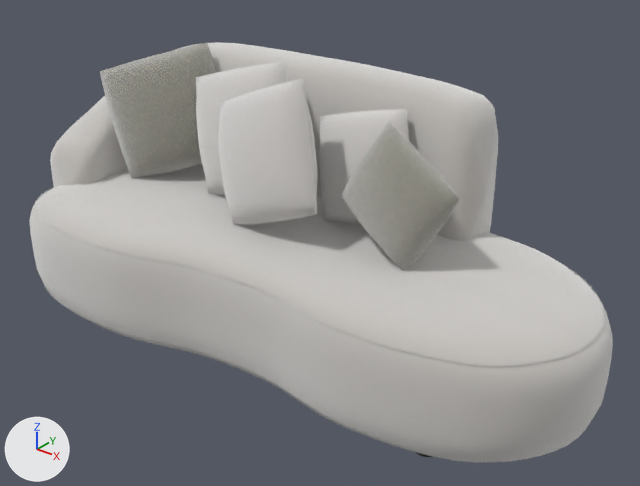
What one commit did to the glTF model assets/sofa-pilot/models/sofa-mobile.glb.
Rendered twice from a 50 mm lens placed at (2.01, -2.35, 1.92), pointed at (0.11, 0.02, 0.45). The axes (+X, +Y, +Z) are drawn at lower left. The lights are the same throughout. The older version comes first. Where no turn or scale is listed for an object, it has been applied to the vertices. Vertices at exactly the same position are counted once.

The first picture shows 'back_cover', 'cushion_01_cover', 'cushion_02_cover', 'cushion_03_cover', 'cushion_04_cover', 'cushion_05_cover', 'seat_cover', 'seat_panel_seam' and 4 more.
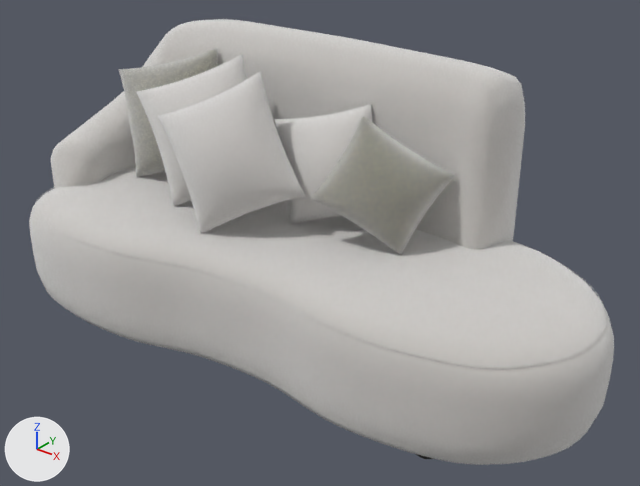
Not drawn themselves, but carrying or shaping drawn objects: ob_cushions, ob_cushion_01, ob_cushion_02, ob_cushion_03, ob_cushion_04, ob_cushion_05.

Boxes (x1, y1, x2, y2) around the edits, measured in the pictures (640 x 486 px):
'seat_cover', moved
    before: (29, 164, 613, 463)
    after: (29, 168, 614, 465)
'back_cover', reshaped, moved (16% taller)
    before: (50, 42, 498, 241)
    after: (51, 19, 525, 250)
'cushion_03_cover', reshaped, moved, turned
    before: (218, 79, 318, 224)
    after: (158, 72, 305, 234)
'cushion_05_cover', moved, turned
    before: (340, 123, 460, 271)
    after: (310, 116, 456, 255)
'cushion_01_cover', moved, turned
    before: (100, 43, 217, 178)
    after: (118, 48, 218, 178)
'cushion_04_cover', moved, turned
    before: (319, 110, 409, 223)
    after: (275, 104, 372, 224)
'cushion_02_cover', moved, turned
    before: (196, 62, 288, 194)
    after: (136, 55, 247, 206)
'seat_panel_seam', moved
    before: (35, 187, 604, 367)
    after: (34, 187, 606, 369)
'cushion_05_welt', moved, turned
    before: (390, 123, 459, 268)
    after: (313, 115, 451, 249)
'cushion_03_welt', moved, turned
    before: (247, 79, 316, 225)
    after: (163, 74, 305, 231)
'cushion_04_welt', moved, turned
    before: (332, 109, 408, 223)
    after: (275, 105, 373, 223)
'cushion_01_welt', moved, turned
    before: (109, 43, 217, 177)
    after: (130, 48, 218, 176)
'cushion_02_welt', moved, turned
    before: (208, 62, 287, 195)
    after: (146, 58, 247, 204)

Diff of the bpy script that builds the scene:
```diff
--- a/assets/sofa-pilot/models/sofa-mobile.glb.py
+++ b/assets/sofa-pilot/models/sofa-mobile.glb.py
@@ me_cushion_03_cover_mesh_001 @@
 # used by ob_cushion_03_cover; parent = ob_cushion_03; location = (0.0, 0.0, 0.0)
-me_cushion_03_cover_mesh_001.from_pydata(...)  # 338 vertices, 672 faces; spans x -0.235..0.235, y -0.103..0.103, z -0.246..0.246
+me_cushion_03_cover_mesh_001.from_pydata(...)  # 450 vertices, 896 faces; spans x -0.22..0.22, y -0.142..0.139, z -0.24..0.24
+# me_cushion_03_cover_mesh_001 part 1: 338 vertices removed from x -0.235..0.235, y -0.103..0.103, z -0.246..0.246; 450 vertices added at x -0.22..0.22, y -0.142..0.139, z -0.24..0.24
 me_cushion_03_cover_mesh_001.materials.append(mat_cushion_light_boucle)
@@ me_back_cover_mesh_001 @@
 # used by ob_back_cover; location = (-0.017, 0.04, 0.0)
-me_back_cover_mesh_001.from_pydata(...)  # 2124 vertices, 4240 faces; spans x -1.22..0.62, y -0.3..0.5, z 0.31..1.03
+me_back_cover_mesh_001.from_pydata(...)  # 2124 vertices, 4240 faces; spans x -1.24..0.7, y -0.31..0.52, z 0.31..1.13
+# me_back_cover_mesh_001 part 2: 2124 of 2124 vertices moved; they spanned x -1.22..0.62, y -0.3..0.5, z 0.31..1.03 and now span x -1.24..0.7, y -0.31..0.52, z 0.31..1.13; mean shift (-0.01, 0.0, 0.02)
 me_back_cover_mesh_001.materials.append(mat_fabric_main)
@@ ob_cushions @@
 ob_cushions.parent = ob_sofa_root
-ob_cushions.location = (-0.0168, 0.0396, 0.0)
+ob_cushions.location = (-0.00883, 0.0329, 0.0)
@@ ob_cushion_01 @@
 ob_cushion_01.parent = ob_cushions
-ob_cushion_01.location = (-0.78, 0.0776, 0.759)
-ob_cushion_01.rotation_euler = (-0.244, -0.262, 0.663)  # degrees (-14, -15, 38)
+ob_cushion_01.location = (-0.75, 0.0874, 0.753)
+ob_cushion_01.rotation_euler = (-0.314, -0.262, 0.384)  # degrees (-18, -15, 22)
@@ ob_cushion_02 @@
 ob_cushion_02.parent = ob_cushions
-ob_cushion_02.location = (-0.35, 0.0937, 0.761)
-ob_cushion_02.rotation_euler = (-0.244, -0.279, 0.105)  # degrees (-14, -16, 6)
+ob_cushion_02.location = (-0.45, -0.0202, 0.768)
+ob_cushion_02.rotation_euler = (-0.349, -0.349, 0.611)  # degrees (-20, -20, 35)
@@ ob_cushion_03 @@
 ob_cushion_03.parent = ob_cushions
-ob_cushion_03.location = (-0.07, -0.0889, 0.773)
-ob_cushion_03.rotation_euler = (-0.262, -0.384, -0.0349)  # degrees (-15, -22, -2)
+ob_cushion_03.location = (-0.19, -0.16, 0.772)
+ob_cushion_03.rotation_euler = (-0.349, -0.436, 0.524)  # degrees (-20, -25, 30)
@@ ob_cushion_04 @@
 ob_cushion_04.parent = ob_cushions
-ob_cushion_04.location = (0.19, 0.169, 0.711)
-ob_cushion_04.rotation_euler = (-0.279, -0.244, 0.0698)  # degrees (-16, -14, 4)
+ob_cushion_04.location = (0.07, 0.115, 0.711)
+ob_cushion_04.rotation_euler = (-0.349, -0.209, 0.524)  # degrees (-20, -12, 30)
@@ ob_cushion_05 @@
 ob_cushion_05.parent = ob_cushions
-ob_cushion_05.location = (0.45, 0.0084, 0.71)
-ob_cushion_05.rotation_euler = (-0.262, 0.454, -0.244)  # degrees (-15, 26, -14)
+ob_cushion_05.location = (0.35, 0.059, 0.713)
+ob_cushion_05.rotation_euler = (-0.349, 0.524, 0.436)  # degrees (-20, 30, 25)
@@ ob_back_cover @@
 ob_back_cover = bpy.data.objects.new('back_cover', me_back_cover_mesh_001)
-ob_back_cover.location = (-0.017, 0.04, 0.0)
+ob_back_cover.location = (-0.009, 0.033, 0.0)
@@ ob_seat_cover @@
 ob_seat_cover = bpy.data.objects.new('seat_cover', me_seat_cover_mesh_001)
-ob_seat_cover.location = (-0.017, 0.04, 0.0)
+ob_seat_cover.location = (-0.009, 0.033, 0.0)
@@ ob_seat_panel_seam @@
 ob_seat_panel_seam = bpy.data.objects.new('seat_panel_seam', me_seat_panel_seam_mesh_001)
-ob_seat_panel_seam.location = (-0.017, 0.04, 0.0)
+ob_seat_panel_seam.location = (-0.009, 0.033, 0.0)
```
